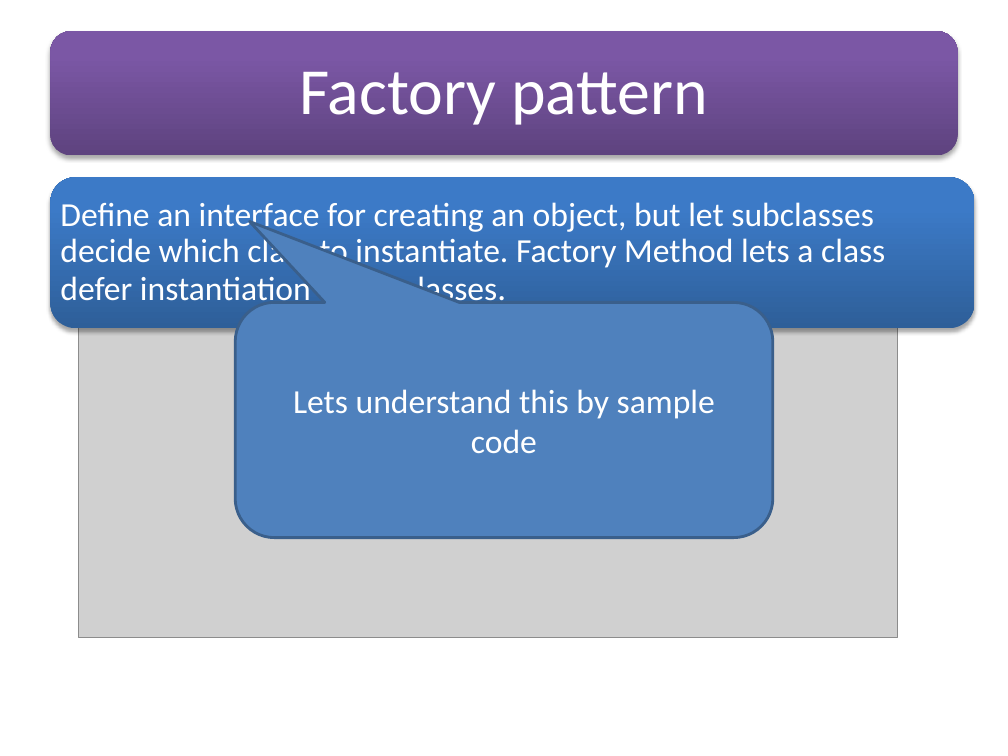
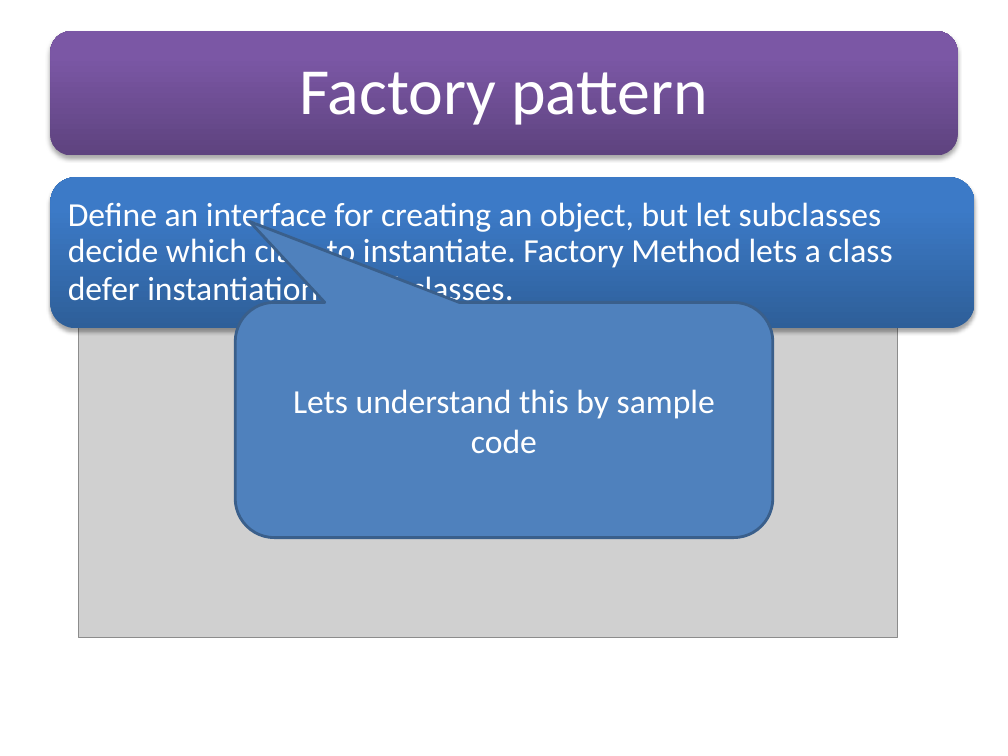
Before and after one commit to soyebparvez/DesignPatternData, a slide deck: slide 21 of Design Principle.pptx. Drawn at 1008x756 pixels with LibreOffice and Linux fonts; fonts in the diff are those of the drawing; grey boxes stand for pictures. Boxes give left, top, right and bottom in pixels: in the first picture for what was removed or moved away, otherwise in the second. Text is boxed around its words. In the diff, an @@ line names an element or a change of style, - is before the commit and + after.

```diff
--- a/Design Principle.pptx
+++ b/Design Principle.pptx
@@ text "Define an interface for creating ...": place and size @@
-text "Define an interface for creating ..." at (60,202,885,304)
+text "Define an interface for creating ..." at (68,202,892,304)
```
Also in this commit, not shown: 18 other slides changed.
